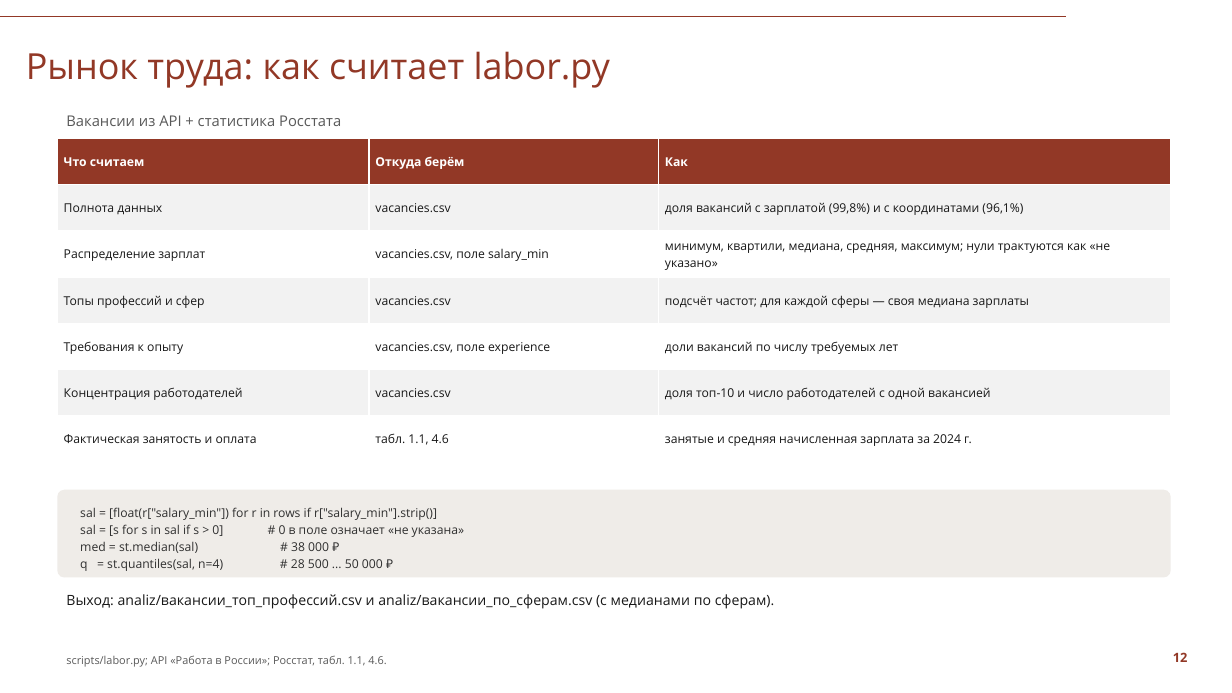
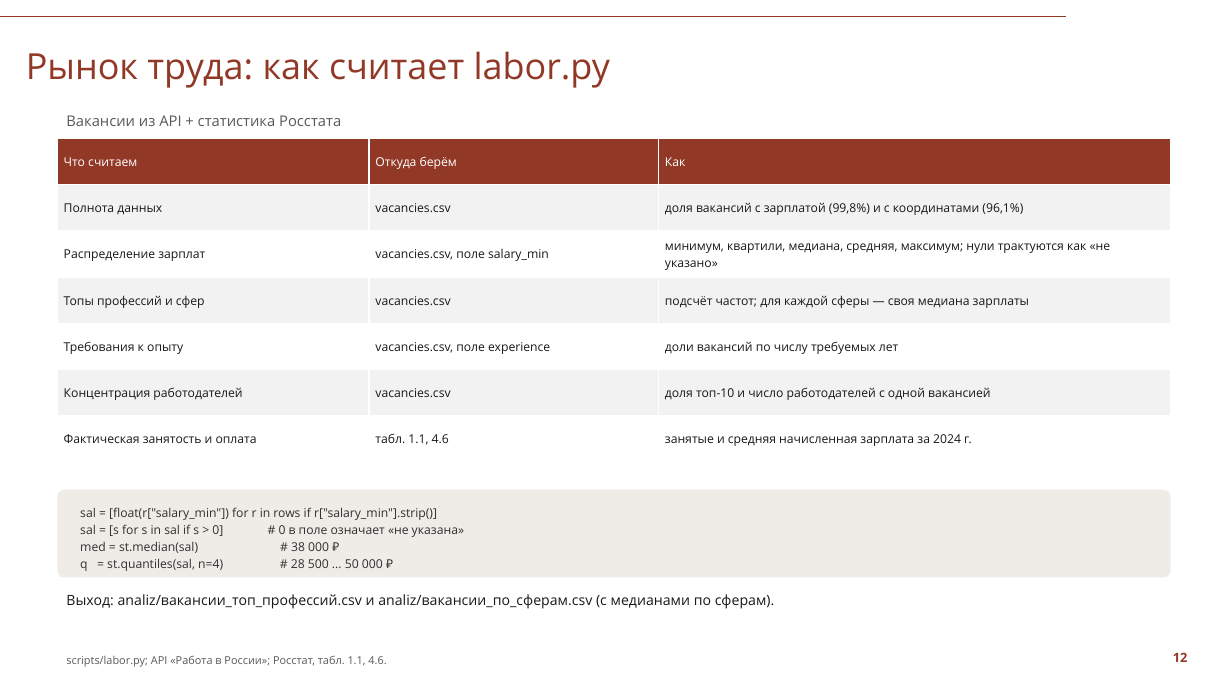
Before and after one commit to Seabas1/Analysis-of-regions, a slide deck: slide 12 of Саратовская_область_презентация_СПбГУ.pptx. Drawn at 1232x693 pixels with LibreOffice and Linux fonts; fonts in the diff are those of the drawing; background and template pictures are left out. Boxes give left, top, right and bottom in pixels: in the first picture for what was removed or moved away, otherwise in the second. Text is boxed around its words. In the diff, an @@ line names an element or a change of style, - is before the commit and + after.

```diff
--- a/Саратовская_область_презентация_СПбГУ.pptx
+++ b/Саратовская_область_презентация_СПбГУ.pptx
@@ table at <box>57,139,1170,462</box> @@
@@ bold off in "Что считаем", "Откуда берём", "Как" @@
```
Also in this commit, not shown: 9 other slides changed, 2 other files.
